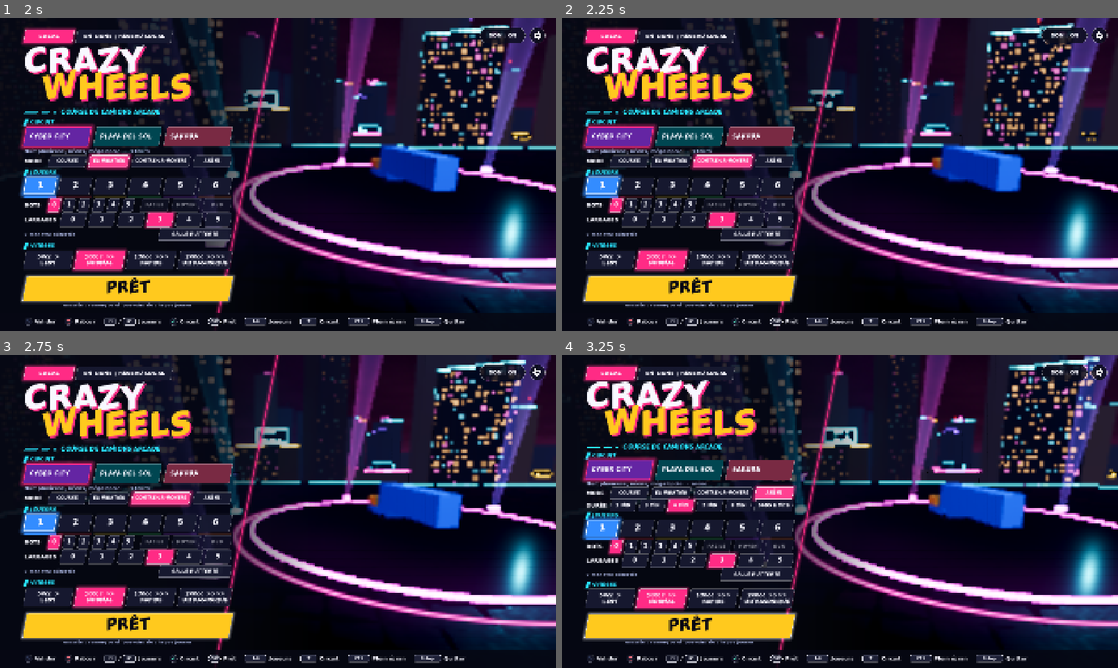
Above: before the commit, frames 1-4 (two rows, left to right).
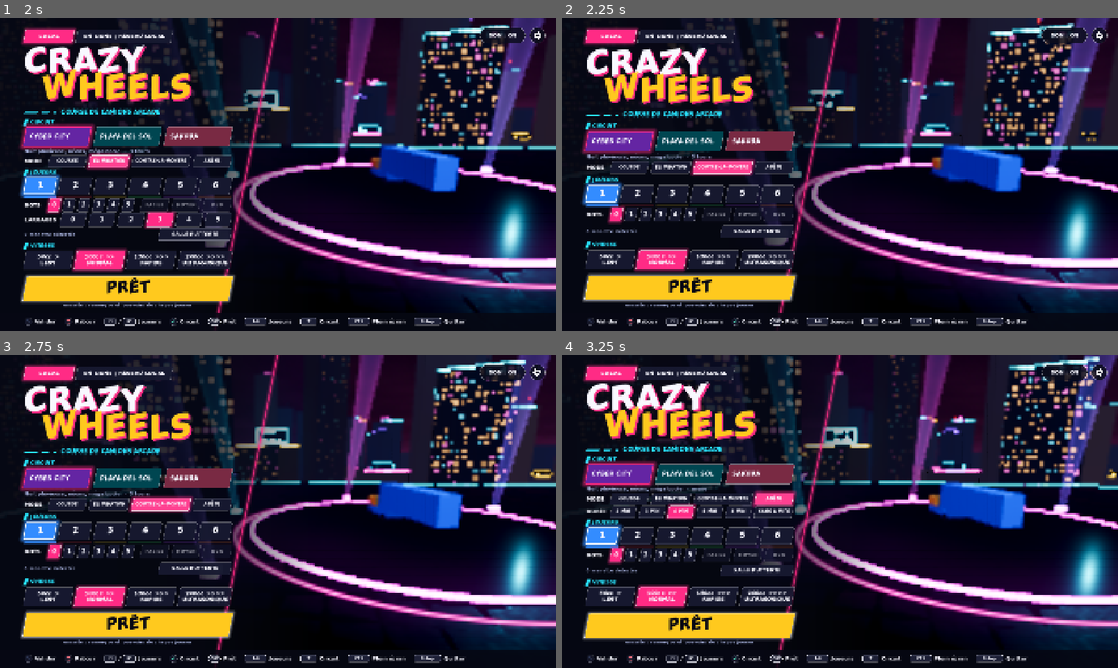
Above: after the commit, the same moments.

Repository: Shoz567/course-camions
Game: Godot game, scene res://ui/main_menu.tscn
Same seed, same stepped clock (60 frames per second), same inputs: the game is played once before the commit and once after it.
Inputs:
- Up to frame 1 (2 s): click "COURSE" at 0.5 s; click "ÉLIMINATION" at 1.25 s
- Up to frame 2 (2.25 s): click "CONTRE-LA-MONTRE" at 2 s
- Up to frame 3 (2.75 s): no input
- Up to frame 4 (3.25 s): click "ARÈNE" at 2.75 s

Frame 1 is identical in both runs. In frame 2, 12% of the frame differs, in the area x 3-43%, y 8-91%; in frame 3, 12%; in frame 4, 13%.

Commit message:
ui: accents des textes, arène sans largage (menu et HUD)
- « REMORQUE PRÊTE », invite de fin de course (Entrée, Échap), messages
  réseau (déjà utilisé, répond, quitté, différente, complète) ;
- arène : une remorque par vie dès le sas (le HUD annonçait « REMORQUE
  PRÊTE » jusqu'au départ) ;
- menu : ligne LARGAGES cachée en arène et en contre-la-montre (sans
  effet ; en arène, DURÉE prend sa place).

Co-Authored-By: Claude Opus 5.5 <noreply@anthropic.com>
Claude-Session: https://claude.ai/code/session_0115Zdr5fn1LVKRqEg6czNmU

Diff:
--- a/game/dev/local_race.gd
+++ b/game/dev/local_race.gd
@@ -490,6 +490,13 @@
 		p.power_left = GameState.power_left[i] if i < GameState.power_left.size() else -1
 		p.power_right = GameState.power_right[i] if i < GameState.power_right.size() else -1
 	set_trailer(p, choice)
+	# arene : une remorque par vie, des le sas (le HUD annoncait « REMORQUE
+	# PRETE » jusqu'au depart) ; le depart le repose
+	if game_mode == GameStateNode.GameMode.ARENA:
+		var cg := t.get_node_or_null(^"Cargo") as TruckCargo
+		if cg != null:
+			cg.one_per_life = true
+			cg.drops_left = 0
 	# cibles des pouvoirs : tous les camions de la course ; pouvoirs choisis
 	# sur la page de selection (hors ligne), simules sur la machine qui fait foi
 	t.add_to_group(TruckPowers.TARGETS)
@@ -1223,18 +1230,18 @@
 				String(c["name"]).to_upper(), c["cc"]], Color(1.0, 0.85, 0.2))
 		elif r != null and r.finished and game_mode == GameStateNode.GameMode.ARENA and not lives.is_empty():
 			var rank_a := ranking().find(p) + 1
-			var more_a := "\nOptions / Entree : rejouer   Create / Echap : menu" if state == State.FINISHED \
+			var more_a := "\nOptions / Entrée : rejouer   Create / Échap : menu" if state == State.FINISHED \
 					else "\nen attente des autres"
 			if state == State.FINISHED and NetSession.is_client():
-				more_a = "\nle host relance la course   Create / Echap : quitter la partie"
+				more_a = "\nle host relance la course   Create / Échap : quitter la partie"
 			p.hud.set_center_message("%s\n%s%s" % ["VAINQUEUR !" if rank_a == 1 else "%de" % rank_a,
 				"%d vie%s" % [lives[i], "s" if lives[i] > 1 else ""], more_a], Color.WHITE)
 		elif r != null and r.finished:
 			var rank := _finish_order.find(p.truck) + 1
-			var more := "\nOptions / Entree : rejouer   Create / Echap : menu" if state == State.FINISHED \
+			var more := "\nOptions / Entrée : rejouer   Create / Échap : menu" if state == State.FINISHED \
 					else "\nen attente des autres"
 			if state == State.FINISHED and NetSession.is_client():
-				more = "\nle host relance la course   Create / Echap : quitter la partie"
+				more = "\nle host relance la course   Create / Échap : quitter la partie"
 			var place := ("%de" % rank) if players.size() > 1 else "ARRIVEE"
 			if players.size() > 1 and rank == 1:
 				place = "1er !"
@@ -1242,7 +1249,7 @@
 				RaceHud.chrono(r.finish_ticks), RaceHud.chrono(r.best_lap), more], Color.WHITE)
 		elif state == State.FINISHED:
 			# temps limite ecoule avant son arrivee
-			var again := "le host relance la course" if NetSession.is_client() else "Options / Entree : rejouer"
+			var again := "le host relance la course" if NetSession.is_client() else "Options / Entrée : rejouer"
 			p.hud.set_center_message("NON CLASSÉ\ntemps limite écoulé\n%s   Create / Échap : menu" % again,
 				Color(1.0, 0.6, 0.35))
 		elif still:
--- a/game/gameplay/truck_cargo.gd
+++ b/game/gameplay/truck_cargo.gd
@@ -134,8 +134,8 @@
 	if _rearm > 0:
 		return "largage dans %d s" % rearm_seconds_left()
 	if drops_left > 0:
-		return "REMORQUE PRETE · %d largage%s" % [drops_left, "s" if drops_left > 1 else ""]
-	return "REMORQUE PRETE"
+		return "REMORQUE PRÊTE · %d largage%s" % [drops_left, "s" if drops_left > 1 else ""]
+	return "REMORQUE PRÊTE"
 
 
 ## Client en ligne : recharge et verrou du depart tels que le host les voit.
--- a/game/net/net_session.gd
+++ b/game/net/net_session.gd
@@ -175,7 +175,7 @@
 	var p := ENetMultiplayerPeer.new()
 	var err := p.create_server(port, MAX_PLAYERS - 1)
 	if err != OK:
-		last_error = "Impossible d'ouvrir le port %d (deja utilise ?)" % port
+		last_error = "Impossible d'ouvrir le port %d (déjà utilisé ?)" % port
 		return err
 	_attach(p)
 	mode = Mode.HOST
@@ -277,14 +277,14 @@
 
 
 func _on_connection_failed() -> void:
-	var reason := "Aucun host ne repond a cette adresse"
+	var reason := "Aucun host ne répond à cette adresse"
 	leave()
 	last_error = reason
 	join_failed.emit(reason)
 
 
 func _on_server_disconnected() -> void:
-	var reason := last_error if last_error != "" else "Le host a quitte la partie"
+	var reason := last_error if last_error != "" else "Le host a quitté la partie"
 	leave()
 	last_error = reason
 	connection_lost.emit(reason)
@@ -300,9 +300,9 @@
 		return
 	var refuse := ""
 	if protocol != PROTOCOL:
-		refuse = "Version du jeu differente de celle du host"
+		refuse = "Version du jeu différente de celle du host"
 	elif members.size() >= MAX_PLAYERS:
-		refuse = "Partie complete (%d joueurs)" % MAX_PLAYERS
+		refuse = "Partie complète (%d joueurs)" % MAX_PLAYERS
 	if refuse != "":
 		_refused.rpc_id(id, refuse)
 		# apres l'envoi du refus (disconnect_peer le perdrait)
--- a/game/tests/scenes/trailer_drops_test.gd
+++ b/game/tests/scenes/trailer_drops_test.gd
@@ -117,7 +117,7 @@
 		int(_seen.get("refused", 9)) == 1 and int(_seen.get("while_away", 9)) == 1
 		and (_seen.get("rearm", [false, ""]) as Array)[0] == true
 		and String((_seen.get("rearm", [false, ""]) as Array)[1]).begins_with("largage dans"), str(_seen))
-	check("B apres le delai : second largage (plus aucun)", String(_seen.get("ready_text", "")).begins_with("REMORQUE PRETE")
+	check("B apres le delai : second largage (plus aucun)", String(_seen.get("ready_text", "")).begins_with("REMORQUE PRÊTE")
 		and _seen.get("second") == [2, 0], "%s %s" % [_seen.get("ready_text"), _seen.get("second")])
 	check("B ensuite : plus rien, « PLUS DE LARGAGE »", int(_seen.get("after", 9)) == 2
 		and String(_seen.get("none_text", "")) == "PLUS DE LARGAGE", "%s %s" % [_seen.get("after"), _seen.get("none_text")])
--- a/game/ui/main_menu.gd
+++ b/game/ui/main_menu.gd
@@ -58,6 +58,8 @@
 ## Duree de l'arene (GameState.ARENA_MINUTES), ligne visible en mode arene.
 var arena_time_buttons: Array[Button] = []
 var arena_time_row: Control
+## Ligne LARGAGES : cachee en arene et en contre-la-montre (aucun largage).
+var drops_row: Control
 var mode_buttons: Array[Button] = []
 const MODE_TIPS: PackedStringArray = [
 	"Course classique en 3 tours",
@@ -436,6 +438,9 @@
 		mode_buttons[i].set_pressed_no_signal(i == GameState.game_mode)
 	if arena_time_row != null:
 		arena_time_row.visible = GameState.game_mode == GameStateNode.GameMode.ARENA
+	if drops_row != null:
+		drops_row.visible = GameState.game_mode != GameStateNode.GameMode.ARENA \
+				and GameState.game_mode != GameStateNode.GameMode.TIME_TRIAL
 	_update_subtitle()
 
 
@@ -1300,7 +1305,7 @@
 	select_bot_level(GameState.bot_level, false)
 	# largages de remorque par joueur dans la course (2026-10-20)
 	column.add_child(_column_gap(6))
-	var drops_row := _row("Drops")
+	drops_row = _row("Drops")
 	var drops_label := _label("LARGAGES", 18, 0)
 	drops_label.custom_minimum_size.x = 112
 	drops_label.vertical_alignment = VERTICAL_ALIGNMENT_CENTER
@@ -1316,6 +1321,7 @@
 		drop_buttons.append(db)
 	column.add_child(drops_row)
 	select_drops(GameState.trailer_drops, false)
+	select_mode(GameState.game_mode, false)
 	# manettes detectees a gauche ; salle d'attente (chacun rejoint avec SA
 	# manette ou son jeu de touches) a droite, sur la meme ligne
 	var pads_row := HBoxContainer.new()
